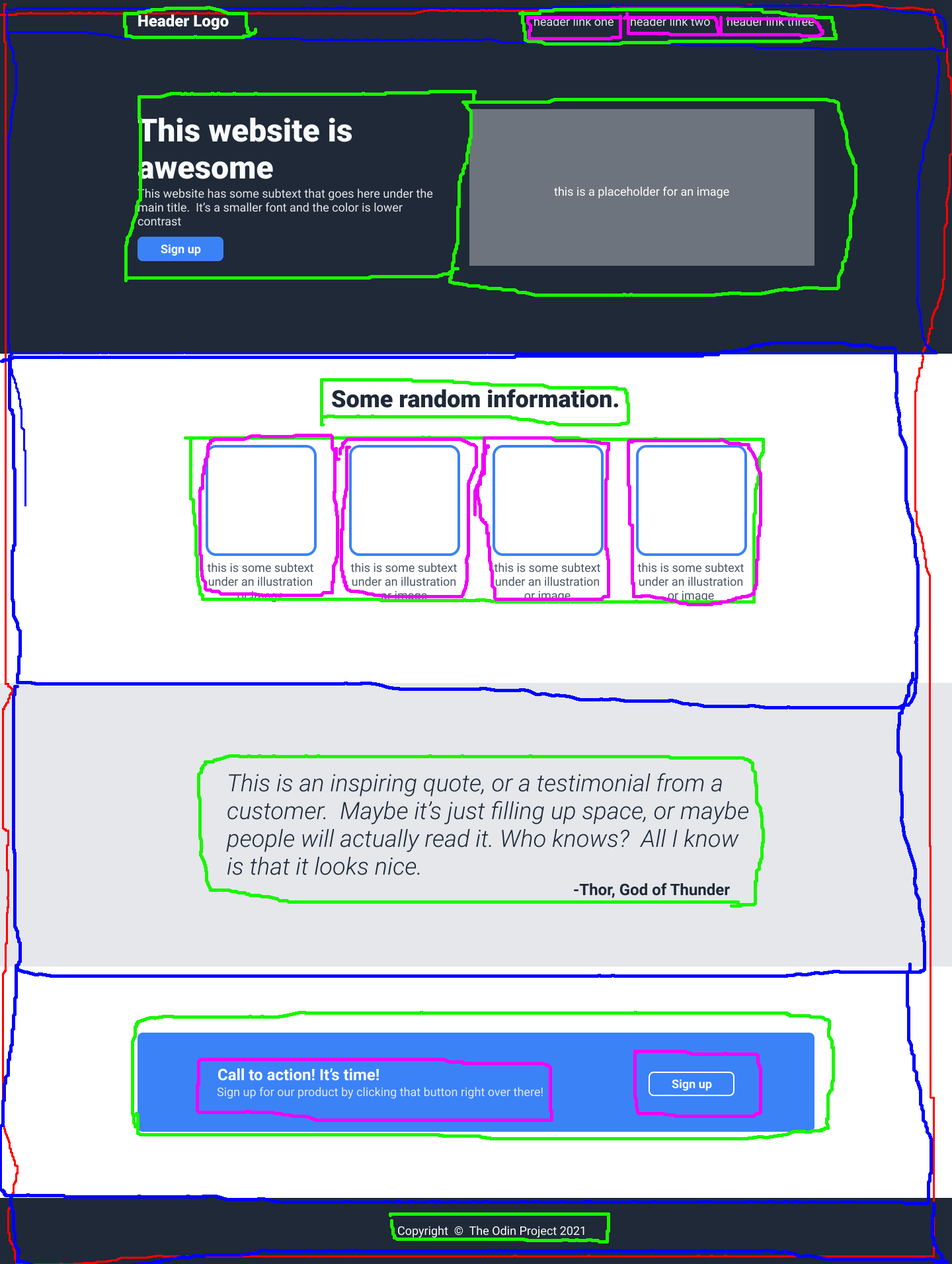
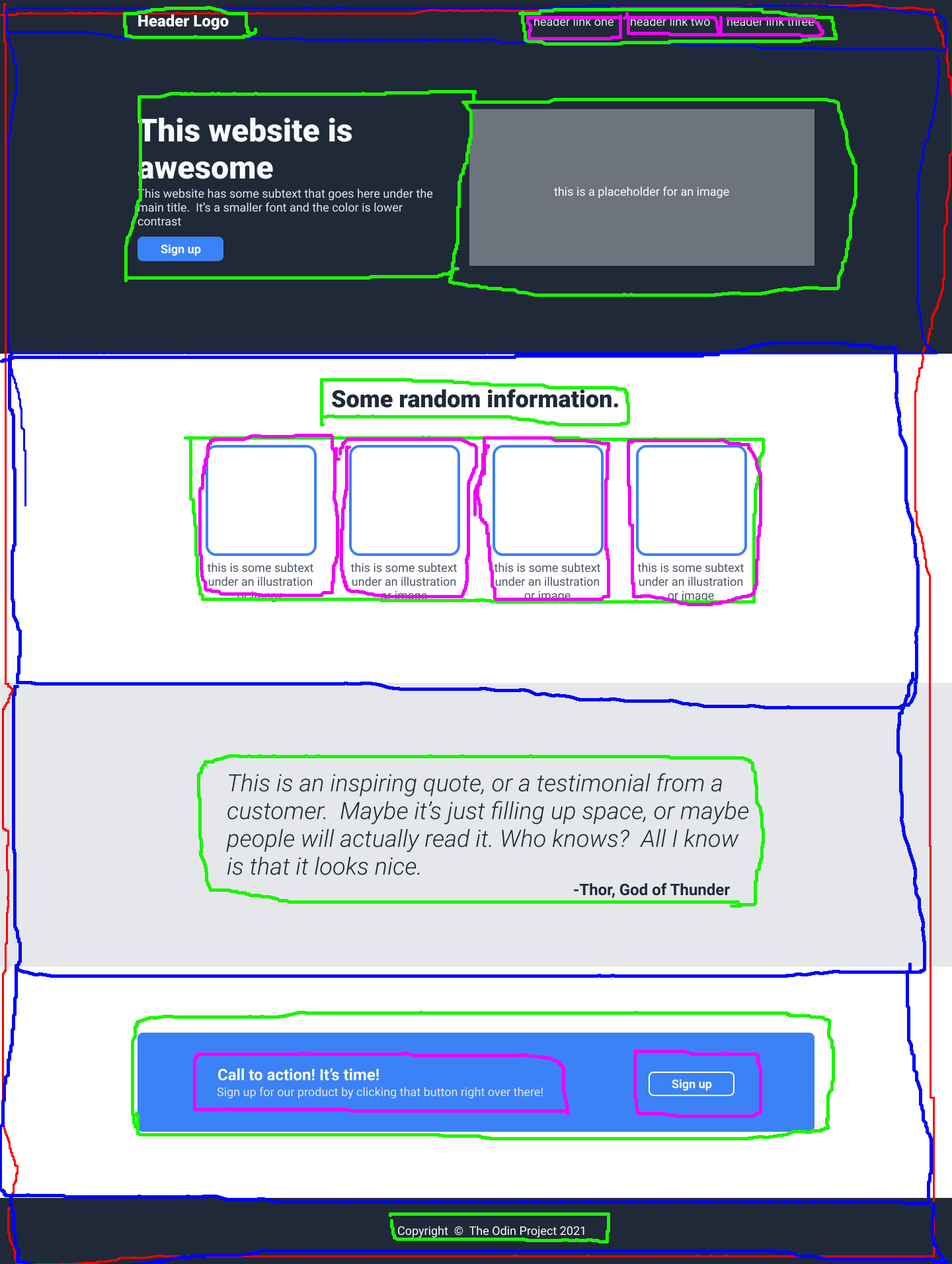
Layered file, before and after one edit (952x1264). Changes by layer:
painted on "odin-project.png" over bbox(193, 1051, 570, 1122)
